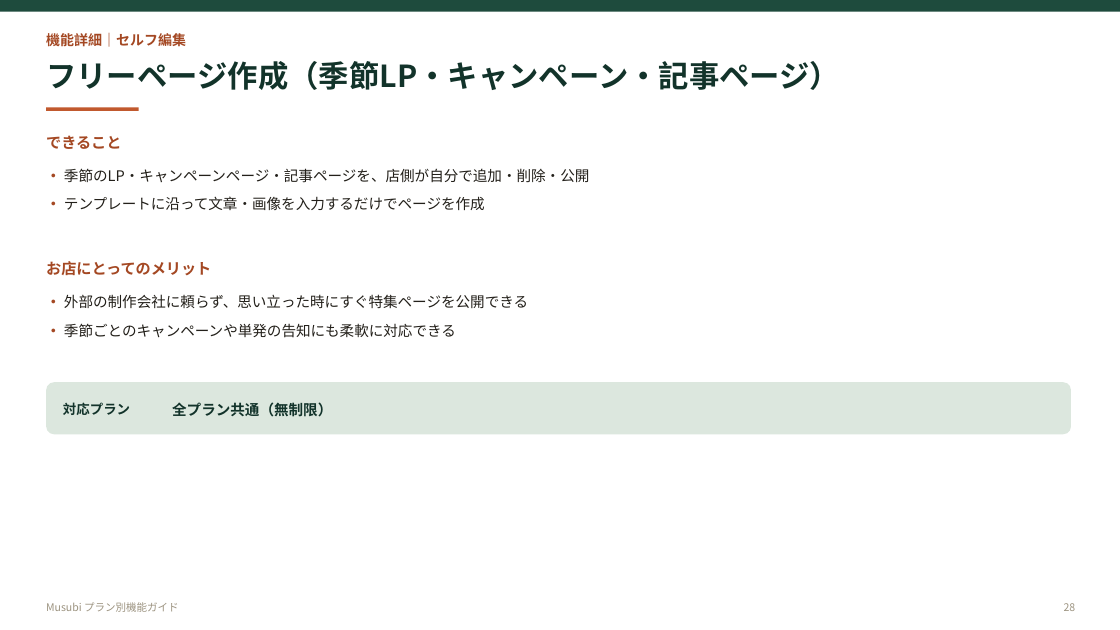
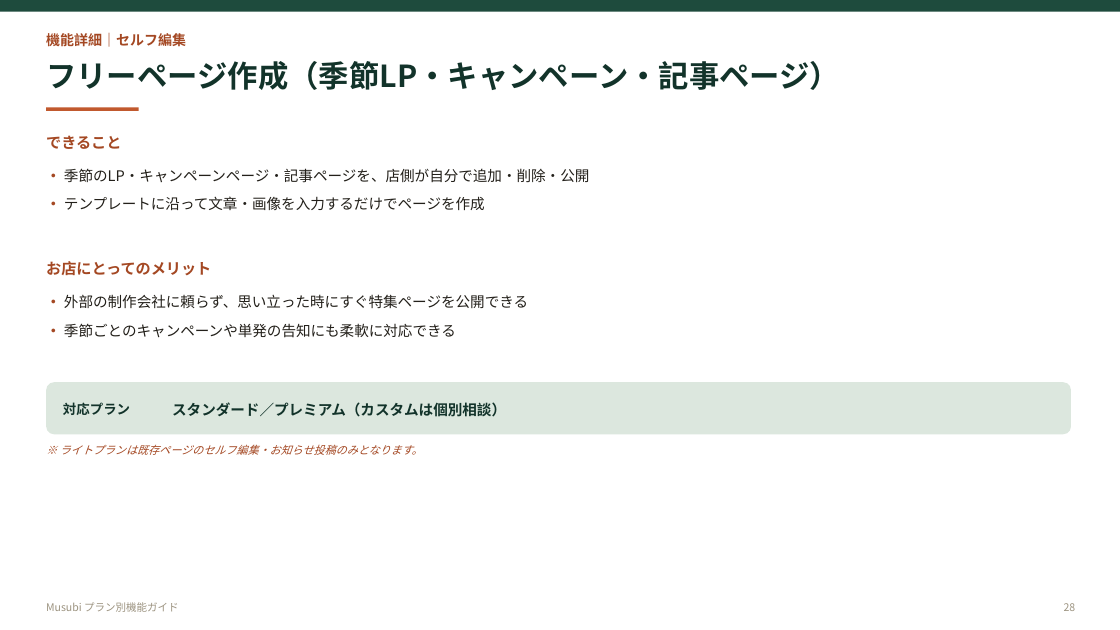
Before and after one commit to f2-watanabe/musubi-demos, a slide deck: slide 28 of pdf/プラン別機能ガイド.pptx. Drawn at 1120x630 pixels with LibreOffice and Linux fonts; fonts in the diff are those of the drawing. Boxes give left, top, right and bottom in pixels: in the first picture for what was removed or moved away, otherwise in the second. Text is boxed around its words. In the diff, an @@ line names an element or a change of style, - is before the commit and + after.

```diff
--- a/pdf/プラン別機能ガイド.pptx
+++ b/pdf/プラン別機能ガイド.pptx
@@ text at [172, 402, 506, 417]: text changed @@
-全プラン共通（無制限）
+スタンダード／プレミアム（カスタムは個別相談）
@@ text added at [60, 444, 423, 455], 9.5 pt, text #A44823, italic @@
+※ ライトプランは既存ページのセルフ編集・お知らせ投稿のみとなります。
```
Also in this commit, not shown: 9 other slides changed, 2 other files.
